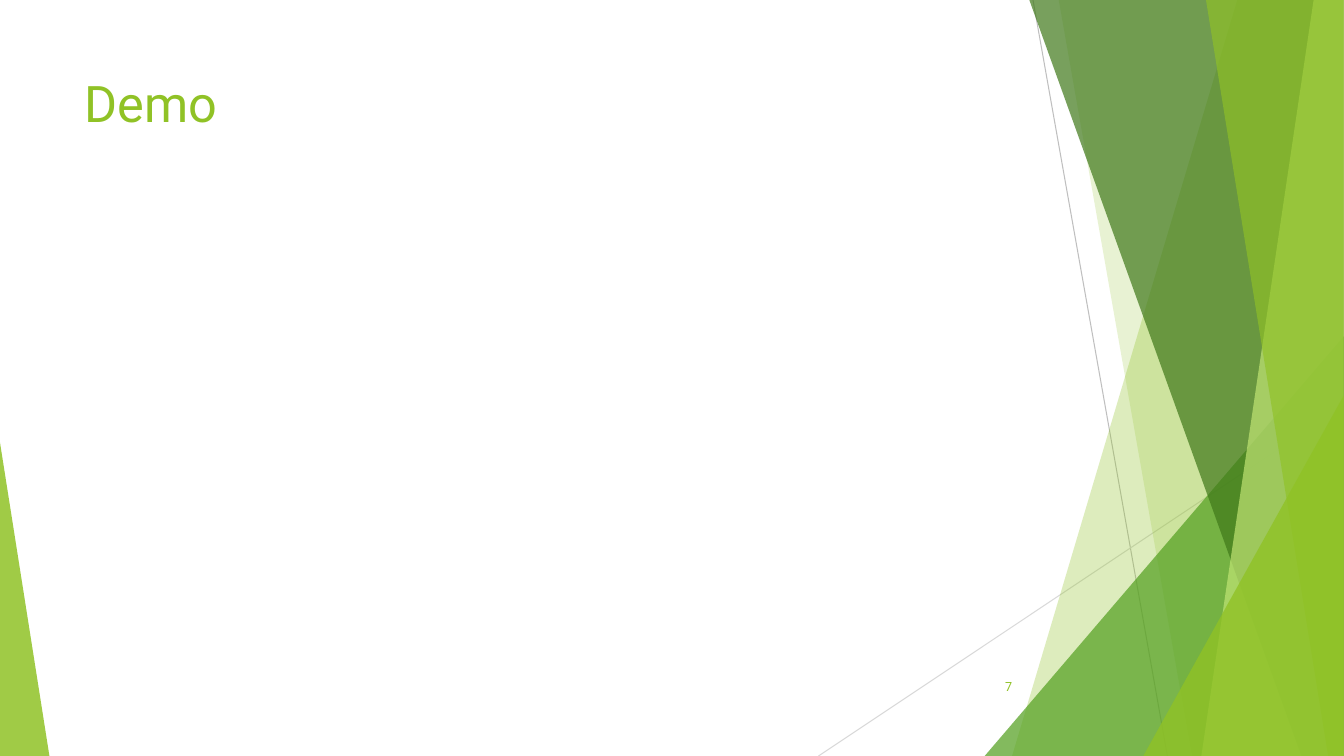
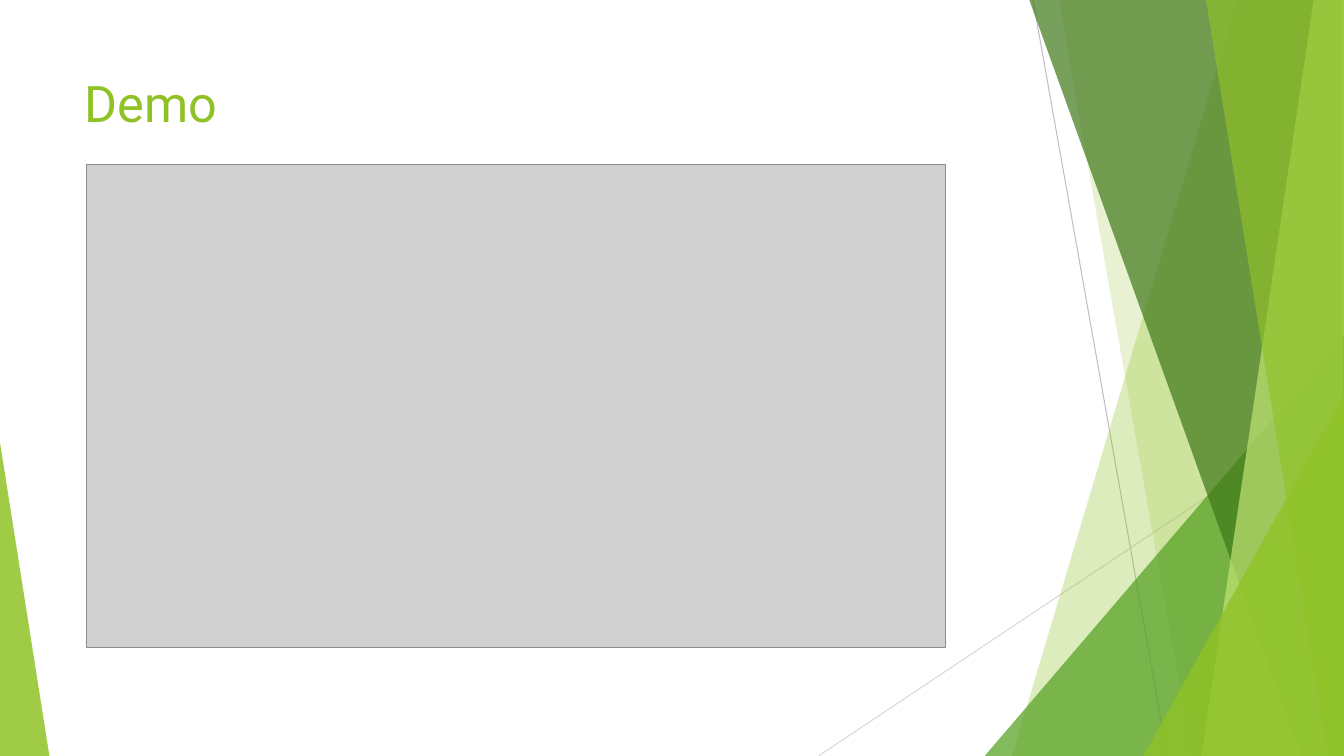
Before and after one commit to AdelinPamant/PublicTransportMonitor, a slide deck: slide 25 of Licenta2020PamintAdelin/PublicTransportMonitor - Prezentare.pptx (slide 7 before the commit). Drawn at 1344x756 pixels with LibreOffice and Linux fonts; fonts in the diff are those of the drawing; grey boxes stand for pictures. Boxes give left, top, right and bottom in pixels: in the first picture for what was removed or moved away, otherwise in the second. Text is boxed around its words. In the diff, an @@ line names an element or a change of style, - is before the commit and + after.

```diff
--- a/Licenta2020PamintAdelin/PublicTransportMonitor - Prezentare.pptx
+++ b/Licenta2020PamintAdelin/PublicTransportMonitor - Prezentare.pptx
@@ picture added at <box>87,164,946,647</box> @@
@@ page number removed at <box>1005,682,1012,691</box> @@
-7
```
Also in this commit, not shown: 3 other slides changed, 23 slides added, 5 slides removed, 2 other files.
